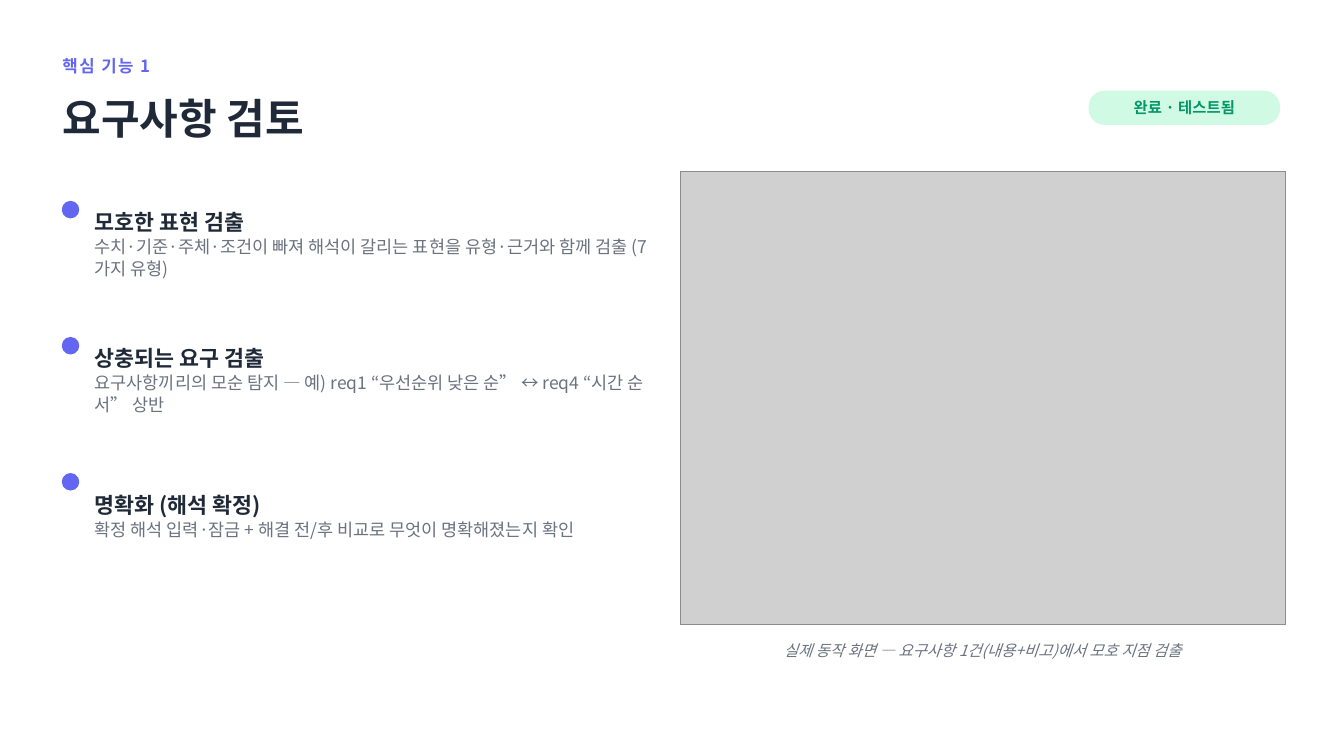
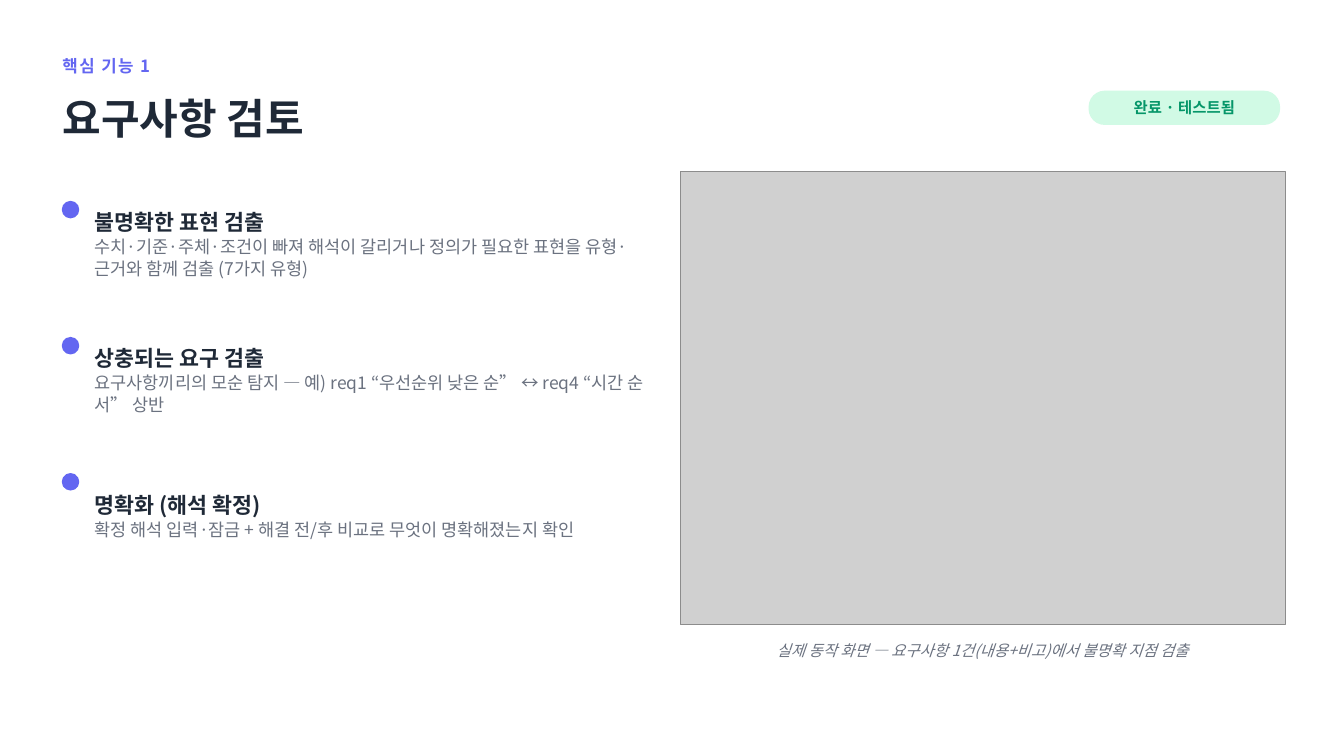
Before and after one commit to jihunhan98/semes-superrookie, a slide deck: slide 5 of docs/진행공유_요구사항자동화.pptx. Drawn at 1344x756 pixels with LibreOffice and Linux fonts; fonts in the diff are those of the drawing; grey boxes stand for pictures. Boxes give left, top, right and bottom in pixels: in the first picture for what was removed or moved away, otherwise in the second. Text is boxed around its words. In the diff, an @@ line names an element or a change of style, - is before the commit and + after.

```diff
--- a/docs/진행공유_요구사항자동화.pptx
+++ b/docs/진행공유_요구사항자동화.pptx
@@ text at (x1=95, y1=211, x2=627, y2=278): text changed @@
-모호한 표현 검출
-수치·기준·주체·조건이 빠져 해석이 갈리는 표현을 유형·근거와 함께 검출 (7가지 유형)
+불명확한 표현 검출
+수치·기준·주체·조건이 빠져 해석이 갈리거나 정의가 필요한 표현을 유형·근거와 함께 검출 (7가지 유형)
@@ text at (x1=777, y1=643, x2=1188, y2=659): text changed @@
-실제 동작 화면 — 요구사항 1건(내용+비고)에서 모호 지점 검출
+실제 동작 화면 — 요구사항 1건(내용+비고)에서 불명확 지점 검출
```
Also in this commit, not shown: 4 other slides changed, 2 slides added, 3 other files.
